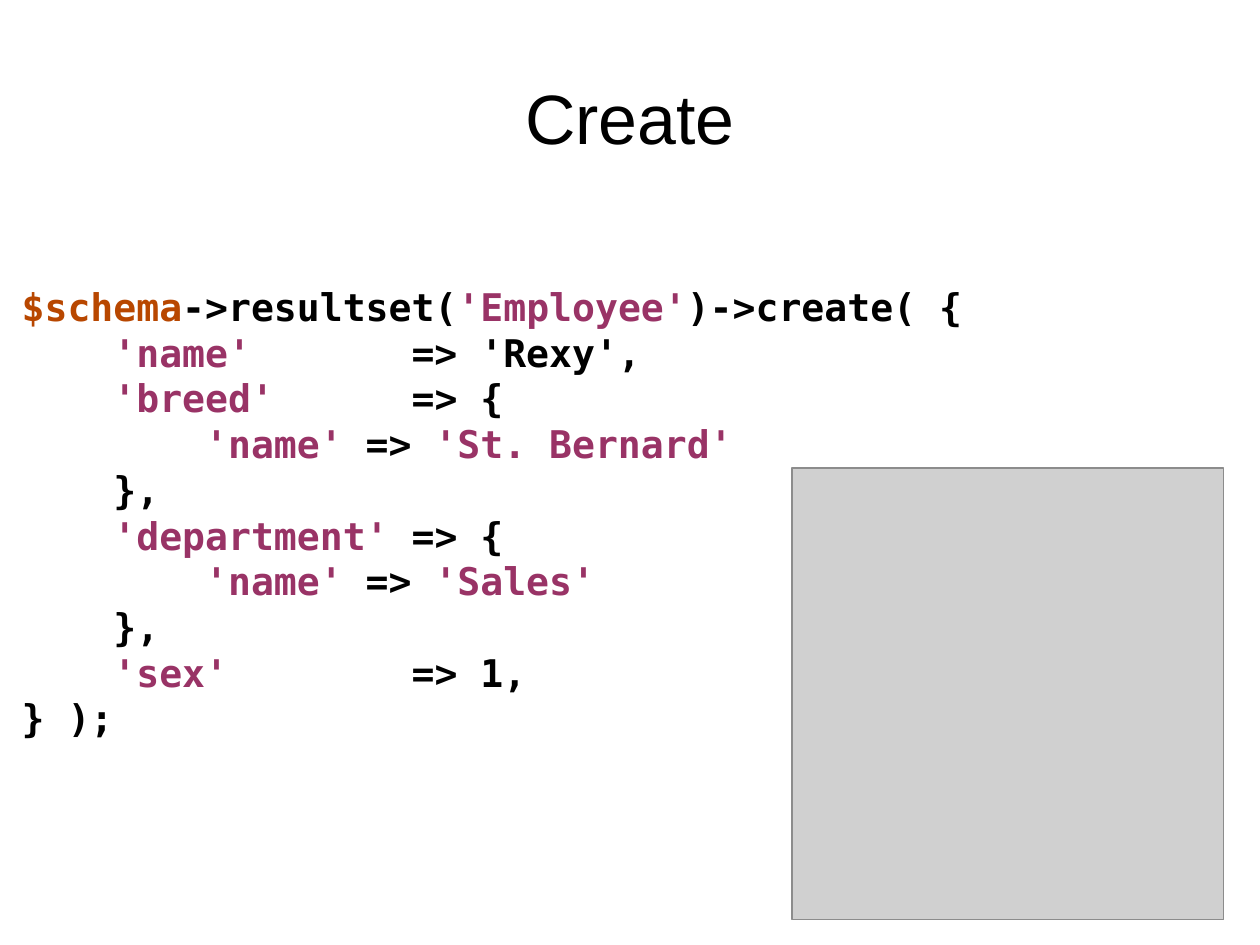
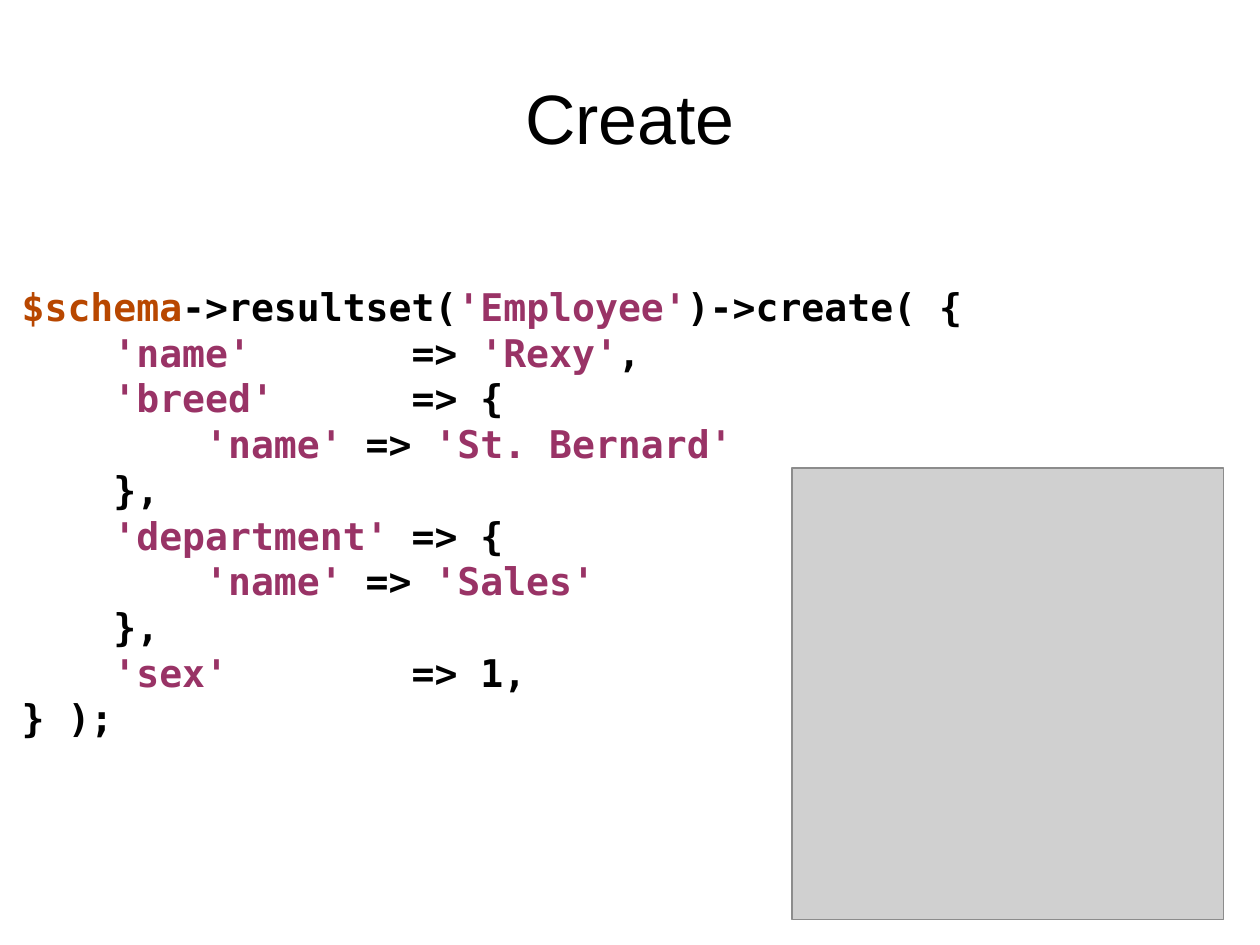
Before and after one commit to erezschatz/Presentation, a slide deck: slide 23 of dbix-class.odp. Drawn at 1260x945 pixels with LibreOffice and Linux fonts; fonts in the diff are those of the drawing; grey boxes stand for pictures. Boxes give left, top, right and bottom in pixels: in the first picture for what was removed or moved away, otherwise in the second. Text is boxed around its words. In the diff, an @@ line names an element or a change of style, - is before the commit and + after.

```diff
--- a/dbix-class.odp
+++ b/dbix-class.odp
@@ text at bbox=[113, 339, 641, 375]: text colour #000000 to #993366 in "'Rexy'," @@
```
Also in this commit, not shown: 2 other slides changed, 1 slide added.
